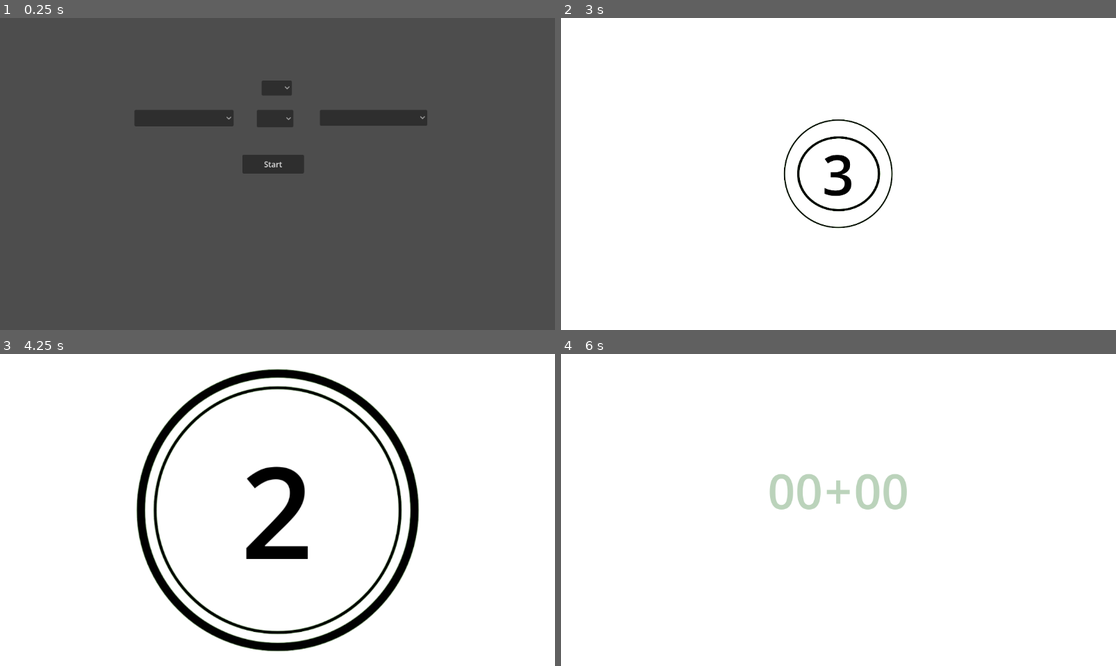
Above: before the commit, frames 1-4 (two rows, left to right).
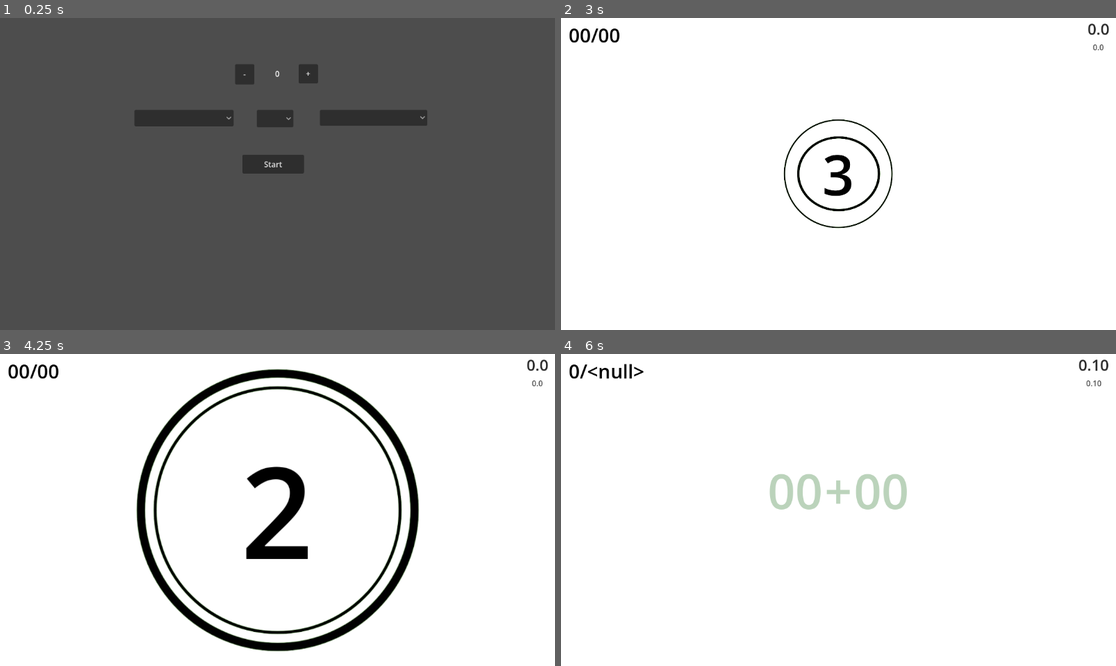
Above: after the commit, the same moments.

Repository: Gushenp/the_math
Game: Godot game, scene res://objetos/inicio.tscn
Two runs of this game, one before a commit and one after it. Both use one fixed random seed, a clock stepped at 60 frames per second and the inputs below.
Inputs (mouse positions are in pixels of both pictures, inside the frame that each line leads up to):
- Up to frame 1 (0.25 s): no input
- Up to frame 2 (3 s): click (838, 86) at 0.52 s; click (805, 74) at 1.25 s, where only the run after the commit has a clickable "-"; click (871, 74) at 2 s, where only the run after the commit has a clickable "+"; click "Start" at 2.75 s
- Up to frame 3 (4.25 s): tap Enter at 3.5 s
- Up to frame 4 (6 s): no input

The runs differ from the first frame. In frame 1, 0.7% of the frame differs, in the area x 42-58%, y 14-25%; in frame 2, 0.3%; in frame 3, 0.3%; in frame 4, 0.4%.
Error before the commit: Invalid type in function 'randi_range' in base 'RandomNumberGenerator'. Cannot convert argument 1 from Nil to int. (res://scripts/interface.gd:62)
Error after the commit: Invalid type in function 'randi_range' in base 'RandomNumberGenerator'. Cannot convert argument 1 from Nil to int. (res://scripts/interface.gd:83)

Commit message:
Adição de cronometros

Diff:
--- a/objetos/Jogo.tscn
+++ b/objetos/Jogo.tscn
@@ -4,6 +4,17 @@
 [ext_resource type="PackedScene" uid="uid://b1mmsnp434rsb" path="res://objetos/animacao_contagem.tscn" id="2_slshw"]
 [ext_resource type="AudioStream" uid="uid://cughixw08hxbn" path="res://audio/key.mp3" id="3_2lcws"]
 [ext_resource type="AudioStream" uid="uid://b7bwuhsm44o7c" path="res://audio/correct.mp3" id="4_d8qyl"]
+
+[sub_resource type="LabelSettings" id="LabelSettings_614nl"]
+font_size = 40
+font_color = Color(0, 0, 0, 1)
+
+[sub_resource type="LabelSettings" id="LabelSettings_w70cq"]
+font_size = 32
+font_color = Color(0.16924527, 0.1692453, 0.16924527, 1)
+
+[sub_resource type="LabelSettings" id="LabelSettings_8jjo6"]
+font_color = Color(0.30323282, 0.30323282, 0.30323282, 1)
 
 [sub_resource type="LabelSettings" id="LabelSettings_d8qyl"]
 font_size = 100
@@ -518,6 +529,50 @@
 [node name="correct" type="AudioStreamPlayer" parent="." unique_id=1577324857]
 stream = ExtResource("4_d8qyl")
 
+[node name="head" type="HBoxContainer" parent="." unique_id=751007688]
+layout_mode = 0
+offset_left = 1.0
+offset_right = 1153.0
+offset_bottom = 55.0
+size_flags_vertical = 0
+alignment = 1
+
+[node name="MarginContainer" type="MarginContainer" parent="head" unique_id=1478304058]
+layout_mode = 2
+size_flags_horizontal = 3
+theme_override_constants/margin_left = 15
+theme_override_constants/margin_right = 15
+
+[node name="AspectRatioContainer" type="AspectRatioContainer" parent="head/MarginContainer" unique_id=2039114985]
+layout_mode = 2
+size_flags_horizontal = 2
+
+[node name="MarginContainer" type="MarginContainer" parent="head/MarginContainer/AspectRatioContainer" unique_id=1282199257]
+layout_mode = 2
+theme_override_constants/margin_top = 8
+
+[node name="counter" type="Label" parent="head/MarginContainer/AspectRatioContainer/MarginContainer" unique_id=573939942]
+layout_mode = 2
+size_flags_horizontal = 0
+size_flags_vertical = 0
+text = "00/00"
+label_settings = SubResource("LabelSettings_614nl")
+
+[node name="AspectRatioContainer2" type="VBoxContainer" parent="head/MarginContainer" unique_id=287837932]
+layout_mode = 2
+size_flags_horizontal = 10
+
+[node name="timer" type="Label" parent="head/MarginContainer/AspectRatioContainer2" unique_id=1134283832]
+layout_mode = 2
+text = "0.0"
+label_settings = SubResource("LabelSettings_w70cq")
+
+[node name="timerNumber" type="Label" parent="head/MarginContainer/AspectRatioContainer2" unique_id=1633888226]
+layout_mode = 2
+text = "0.0"
+label_settings = SubResource("LabelSettings_8jjo6")
+horizontal_alignment = 1
+
 [node name="main" type="AspectRatioContainer" parent="." unique_id=1056400770]
 layout_mode = 1
 anchors_preset = 15
@@ -525,7 +580,6 @@
 anchor_bottom = 1.0
 grow_horizontal = 2
 grow_vertical = 2
-metadata/_edit_use_anchors_ = true
 
 [node name="VBoxContainer" type="VBoxContainer" parent="main" unique_id=1053093969]
 layout_mode = 2
--- a/objetos/inicio.tscn
+++ b/objetos/inicio.tscn
@@ -77,14 +77,38 @@
 offset_bottom = 0.29599
 text = "Start"
 
-[node name="quantidade" type="OptionButton" parent="." unique_id=801577989]
+[node name="AspectRatioContainer" type="AspectRatioContainer" parent="." unique_id=279100958]
+layout_mode = 1
+anchors_preset = 5
+anchor_left = 0.5
+anchor_right = 0.5
+offset_left = -20.0
+offset_top = 96.0
+offset_right = 20.0
+offset_bottom = 136.0
+grow_horizontal = 2
+
+[node name="counter" type="Label" parent="AspectRatioContainer" unique_id=518830361]
+layout_mode = 2
+text = "0"
+horizontal_alignment = 1
+
+[node name="ButtonMenos" type="Button" parent="." unique_id=1377199751]
 layout_mode = 0
-offset_left = 543.0
-offset_top = 130.0
-offset_right = 606.0
-offset_bottom = 159.0
-item_count = 1
-popup/item_0/text = "10"
-popup/item_0/id = 10
+offset_left = 488.0
+offset_top = 96.0
+offset_right = 528.0
+offset_bottom = 138.0
+text = "-"
+
+[node name="ButtonMais" type="Button" parent="." unique_id=2134317971]
+layout_mode = 0
+offset_left = 620.0
+offset_top = 96.0
+offset_right = 660.0
+offset_bottom = 136.0
+text = "+"
 
 [connection signal="button_down" from="Button" to="." method="_on_button_button_down"]
+[connection signal="pressed" from="ButtonMenos" to="." method="_on_button_menos_pressed"]
+[connection signal="pressed" from="ButtonMais" to="." method="_on_button_mais_pressed"]
--- /dev/null
+++ b/objetos/win.tscn
@@ -0,0 +1,113 @@
+[gd_scene format=3 uid="uid://rutv2tbnansn"]
+
+[sub_resource type="LabelSettings" id="LabelSettings_enyx4"]
+font_size = 40
+font_color = Color(0, 0, 0, 1)
+
+[sub_resource type="Animation" id="Animation_8om7o"]
+length = 0.001
+tracks/0/type = "bezier"
+tracks/0/imported = false
+tracks/0/enabled = true
+tracks/0/path = NodePath("AspectRatioContainer:position:x")
+tracks/0/interp = 1
+tracks/0/loop_wrap = true
+tracks/0/keys = {
+"handle_modes": PackedInt32Array(0),
+"points": PackedFloat32Array(0, -0.25, 0, 0.25, 0),
+"times": PackedFloat32Array(0)
+}
+tracks/1/type = "bezier"
+tracks/1/imported = false
+tracks/1/enabled = true
+tracks/1/path = NodePath("AspectRatioContainer:position:y")
+tracks/1/interp = 1
+tracks/1/loop_wrap = true
+tracks/1/keys = {
+"handle_modes": PackedInt32Array(0),
+"points": PackedFloat32Array(0, -0.25, 0, 0.25, 0),
+"times": PackedFloat32Array(0)
+}
+tracks/2/type = "bezier"
+tracks/2/imported = false
+tracks/2/enabled = true
+tracks/2/path = NodePath("AspectRatioContainer/counter:label_settings:font_size")
+tracks/2/interp = 1
+tracks/2/loop_wrap = true
+tracks/2/keys = {
+"handle_modes": PackedInt32Array(0),
+"points": PackedFloat32Array(40, -0.25, 0, 0.25, 0),
+"times": PackedFloat32Array(0)
+}
+
+[sub_resource type="Animation" id="Animation_7lu34"]
+resource_name = "win"
+tracks/0/type = "bezier"
+tracks/0/imported = false
+tracks/0/enabled = true
+tracks/0/path = NodePath("AspectRatioContainer:position:x")
+tracks/0/interp = 1
+tracks/0/loop_wrap = true
+tracks/0/keys = {
+"handle_modes": PackedInt32Array(0, 2),
+"points": PackedFloat32Array(0, -0.25, 0, 0.25, 0, 446, -0.16666667, -74.333336, 0, 0),
+"times": PackedFloat32Array(0, 1)
+}
+tracks/1/type = "bezier"
+tracks/1/imported = false
+tracks/1/enabled = true
+tracks/1/path = NodePath("AspectRatioContainer:position:y")
+tracks/1/interp = 1
+tracks/1/loop_wrap = true
+tracks/1/keys = {
+"handle_modes": PackedInt32Array(0, 2),
+"points": PackedFloat32Array(0, -0.25, 0, 0.25, 0, 76, -0.16666667, -12.666667, 0, 0),
+"times": PackedFloat32Array(0, 1)
+}
+tracks/2/type = "bezier"
+tracks/2/imported = false
+tracks/2/enabled = true
+tracks/2/path = NodePath("AspectRatioContainer/counter:label_settings:font_size")
+tracks/2/interp = 1
+tracks/2/loop_wrap = true
+tracks/2/keys = {
+"handle_modes": PackedInt32Array(0, 2),
+"points": PackedFloat32Array(40, -0.25, 0, 0.25, 0, 100, -0.16666667, -10, 0, 0),
+"times": PackedFloat32Array(0, 1)
+}
+
+[sub_resource type="AnimationLibrary" id="AnimationLibrary_tjq3f"]
+_data = {
+&"RESET": SubResource("Animation_8om7o"),
+&"win": SubResource("Animation_7lu34")
+}
+
+[node name="Win" type="Control" unique_id=874449536]
+layout_mode = 3
+anchors_preset = 15
+anchor_right = 1.0
+anchor_bottom = 1.0
+grow_horizontal = 2
+grow_vertical = 2
+
+[node name="AspectRatioContainer" type="AspectRatioContainer" parent="." unique_id=1675642941]
+layout_mode = 1
+anchors_preset = 5
+anchor_left = 0.5
+anchor_right = 0.5
+offset_left = -576.0
+offset_right = -315.99976
+offset_bottom = 260.0
+grow_horizontal = 2
+pivot_offset = Vector2(130, 130)
+size_flags_horizontal = 0
+size_flags_vertical = 0
+
+[node name="counter" type="Label" parent="AspectRatioContainer" unique_id=1382015790]
+layout_mode = 2
+text = "0/10"
+label_settings = SubResource("LabelSettings_enyx4")
+horizontal_alignment = 1
+
+[node name="AnimationPlayer" type="AnimationPlayer" parent="." unique_id=1355276389]
+libraries/ = SubResource("AnimationLibrary_tjq3f")
--- a/scripts/inicio.gd
+++ b/scripts/inicio.gd
@@ -3,13 +3,25 @@
 @onready var campo1 = $Casa1
 @onready var campo2 = $Casa2
 @onready var operacao = $Operacao
-@onready var quantiadade = $quantidade
+@onready var quantidade = 0
+@onready var counter = $AspectRatioContainer/counter
 
 
 func _on_button_button_down() -> void:
 	Dados.campo1ID = campo1.get_selected_id()
 	Dados.campo2ID = campo2.get_selected_id()
 	Dados.operacaoID = operacao.get_selected_id()
-	Dados.quantidade = quantiadade.get_selected_id()
 	get_tree().change_scene_to_file("res://objetos/Jogo.tscn")
 	pass
+
+
+func _on_button_menos_pressed() -> void:
+	quantidade -= 1
+	counter.text = str(quantidade)
+	pass
+
+
+func _on_button_mais_pressed() -> void:
+	quantidade += 1
+	counter.text = str(quantidade)
+	pass
--- a/scripts/interface.gd
+++ b/scripts/interface.gd
@@ -4,6 +4,9 @@
 @onready var campo1View = $main/VBoxContainer/HBoxContainer/Campo1
 @onready var campo2View = $main/VBoxContainer/HBoxContainer/Campo2
 @onready var OperacaoView = $main/VBoxContainer/HBoxContainer/Operacao
+@onready var counter = $head/MarginContainer/AspectRatioContainer/MarginContainer/counter
+@onready var timer = $head/MarginContainer/AspectRatioContainer2/timer
+@onready var timerNum = $head/MarginContainer/AspectRatioContainer2/timerNumber
 @onready var quantidade = Dados.quantidade
 @onready var main = $main
 @onready var numberintro = $numberAnimation
@@ -19,16 +22,31 @@
 
 	pass
 
+
+var startTimer;
 func _process(delta: float) -> void:
 	calcularAcerto()
+	if startTimer:
+		var tempo_total = Time.get_ticks_msec() / 1000.0 - temp_inicio_sessao
+		timer.text = "%.2f" % tempo_total
 
+
+		var tempo_numero = Time.get_ticks_msec() / 1000.0 - temp_inicio
+		timerNum.text = "%.2f" % tempo_numero
+
+var temp_inicio = 0.0
+var temp_inicio_sessao = 0.0
 func start():
 	main.visible = false
 	intro.play("intro")
 	campoDeEntrada.grab_focus()
 	cacularResultadoEsperado()
 	await get_tree().create_timer(3.1).timeout
+	counter.text = str(contador) + "/" + str(quantidade)
 	main.visible = true
+	startTimer = true
+	temp_inicio_sessao = Time.get_ticks_msec() / 1000.0
+	temp_inicio = Time.get_ticks_msec() / 1000.0
 	numberintro.play("introNumber")
 
 func retornarQuantidadeCasaMax(value):
@@ -53,7 +71,10 @@
 
 var resultado
 var contador = 0
+var tempos = []
 func cacularResultadoEsperado():
+	temp_inicio = Time.get_ticks_msec() / 1000.0
+
 	var numeroMax1 = retornarQuantidadeCasaMax(IDCampo1)
 	var numeroMax2 = retornarQuantidadeCasaMax(IDcampo2)
 	var numeroMin1 = retornarQuantidadeCasaMin(IDCampo1)
@@ -73,17 +94,32 @@
 	if (IDoperacao == 2):
 		resultado = numero1 * numero2
 
+var respondendo = false
 func calcularAcerto():
 	var entradaUsuario = campoDeEntrada.text
 
 	if entradaUsuario.is_valid_int():
+
+		if respondendo:
+			return
+
 		var numeroUsuario = entradaUsuario.to_int()
 		if numeroUsuario == resultado and contador !=  quantidade:
+			respondendo = true
+
+			#tempo
+			var tempo_gasto = Time.get_ticks_msec() / 1000.0 - temp_inicio
+			tempos.append(tempo_gasto)
+			print("%.2f" % tempo_gasto)
+
 			numberintro.play("correctNumber")
 			correctAudio.play()
-			await get_tree().create_timer(0.2).timeout
+			print("correto")
+			timerCounter()
+			print(contador)
 			campoDeEntrada.clear()
 			cacularResultadoEsperado()
+			respondendo = false
 
 		campoDeEntrada.grab_focus()
 
@@ -109,3 +145,7 @@
 
 	if (IDoperacao == 2):
 		OperacaoView.text = "*"
+
+func timerCounter():
+	contador += 1
+	counter.text = str(contador) + "/" + str(quantidade)
